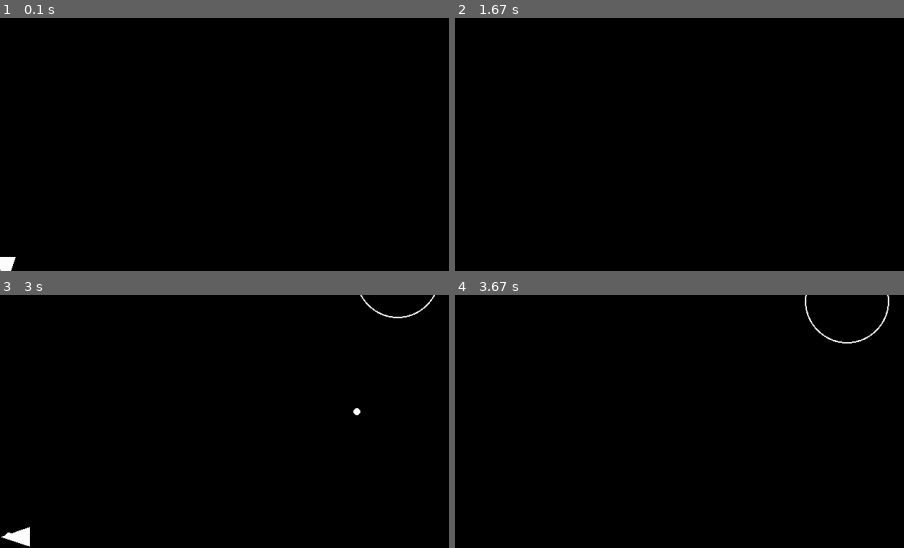
Above: before the commit, frames 1-4 (two rows, left to right).
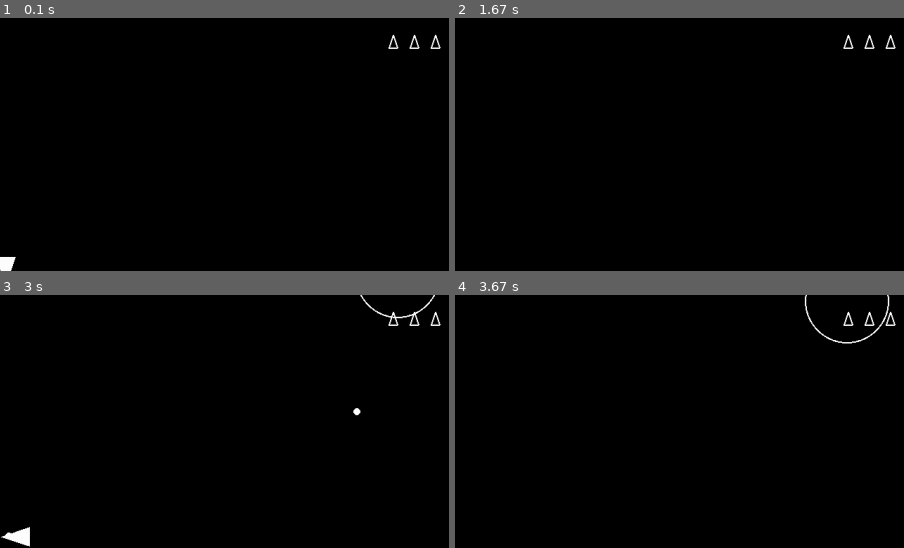
Above: after the commit, the same moments.

Repository: vinetailgames/pygames_asteroids
Game: pygame game, started from main.py
The game is run twice, just before and just after one commit, with the same random seed, the same clock (stepped at 60 frames per second) and the same inputs.
Inputs:
- Up to frame 1 (0.1 s): no input
- Up to frame 2 (1.67 s): tap Space at 0.33, 0.73, 1.03, 1.23, 1.57 s; hold Right 0.67-1.13 s; hold Up 1.17-1.47 s; hold Right from 1.5 s (still down)
- Up to frame 3 (3 s): tap Space at 1.87, 2.07, 2.37, 2.63, 2.97 s; release Right at 1.97 s; hold Left 2-2.53 s; hold Down 2.57-2.87 s; hold Left from 2.9 s (still down)
- Up to frame 4 (3.67 s): tap Space at 3.27, 3.4 s; release Left at 3.3 s; hold Up from 3.33 s (still down)
The pictures show only the part of the screen within x 49-99%, y 0-50%; the shares and areas given below are measured in that part.

The runs differ from the first frame. In frame 1, 0.2% of the frame differs, in the area x 86-99%, y 6-13%; in frame 2, 0.2%; in frame 3, 0.2%; in frame 4, 0.2%.

Commit message:
Q: implemented lives mechanic

Diff:
--- a/constants.py
+++ b/constants.py
@@ -15,3 +15,6 @@
 SCORE_MEDIUM_ASTEROID = 50
 SCORE_LARGE_ASTEROID = 100
 HIGHSCORE_FILE = "highscore.txt"
+PLAYER_MAX_LIVES = 4
+LIFE_ICON_SIZE = 12
+LIFE_ICON_SPACING = 30
--- /dev/null
+++ b/lives.py
@@ -0,0 +1,34 @@
+import pygame
+from constants import (
+    SCREEN_WIDTH,
+    PLAYER_MAX_LIVES,
+    LIFE_ICON_SIZE,
+    LIFE_ICON_SPACING
+)
+
+class Lives:
+    def __init__(self):
+        self.lives = PLAYER_MAX_LIVES
+
+    def lose_life(self):
+        self.lives -= 1
+
+    def is_game_over(self):
+        return self.lives <= 0
+
+    def draw(self, screen):
+        start_x = SCREEN_WIDTH - 30
+        start_y = 30
+
+        reserve_lives = max(0, self.lives - 1)
+
+        for i in range(reserve_lives):
+            x = start_x - (i * LIFE_ICON_SPACING)
+            y = start_y
+
+            points = [
+                (x, y - LIFE_ICON_SIZE // 2),
+                (x + LIFE_ICON_SIZE // 2, y + LIFE_ICON_SIZE),
+                (x - LIFE_ICON_SIZE // 2, y + LIFE_ICON_SIZE)
+            ]
+            pygame.draw.polygon(screen, (255, 255, 255), points, 2)
--- a/main.py
+++ b/main.py
@@ -9,6 +9,7 @@
 from asteroidfield import AsteroidField
 from sounds import play_background_music, explosion_sound
 from score import Score
+from lives import Lives
 
 def main():
     print(f"Starting Asteroids with pygame version: {pygame.version.ver}")
@@ -37,6 +38,7 @@
     play_background_music()
 
     score = Score()
+    lives = Lives()
 
     while True:
         log_state()
@@ -56,6 +58,7 @@
                     explosion_sound.play()
                     score.add_asteroid_points(asteroid_size)
         score.draw(screen)
+        lives.draw(screen)
         pygame.display.flip()
         dt = clock.tick(60) / 1000.0
         updatable.update(dt)
@@ -63,9 +66,19 @@
             if player.collides_with(asteroid):
                 log_event("player_hit")
                 explosion_sound.play()
-                print("Game over!")
-                score.reset()
-                sys.exit()
+                lives.lose_life()
+
+                if lives.is_game_over():
+                    print("Game over!")
+                    score.reset()
+                    sys.exit()
+
+                for a in asteroids:
+                    a.kill()
+                for s in shots:
+                    s.kill()
+                player.respawn(SCREEN_WIDTH // 2, SCREEN_HEIGHT // 2)
+                break
 
 
 
--- a/player.py
+++ b/player.py
@@ -39,6 +39,11 @@
         shot = Shot(self.position.x, self.position.y, 0)
         shot.velocity = pygame.Vector2(0, 1).rotate(self.rotation) * PLAYER_SHOOT_SPEED
 
+    def respawn(self, x, y):
+        self.position = pygame.Vector2(x, y)
+        self.rotation = 0
+        self.shot_cooldown_timer = 0
+
     def update(self, dt:float) -> None:
         keys = pygame.key.get_pressed()
         self.shot_cooldown_timer -= dt
